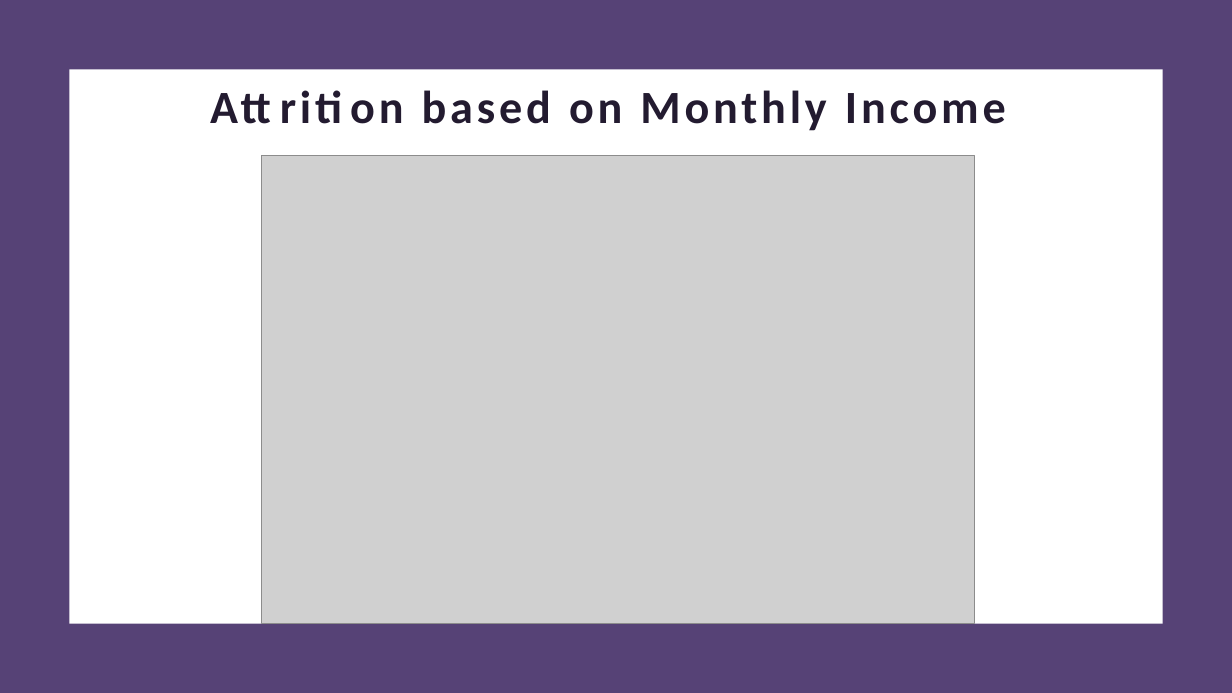
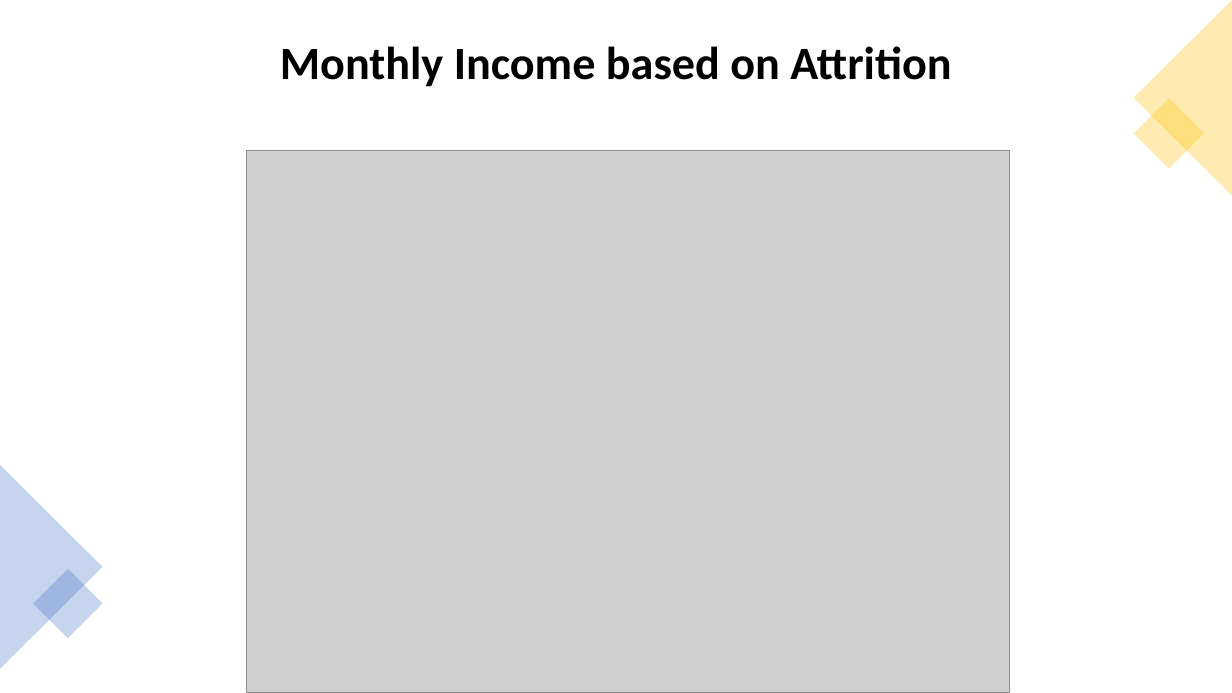
Before and after one commit to GraduateSchoolWork/CaseStudy2_DDS, a slide deck: slide 5 of DDS_Project_2_Presentation.pptx (slide 7 before the commit). Drawn at 1232x693 pixels with LibreOffice and Linux fonts; fonts in the diff are those of the drawing; grey boxes stand for pictures. Boxes give left, top, right and bottom in pixels: in the first picture for what was removed or moved away, otherwise in the second. Text is boxed around its words. In the diff, an @@ line names an element or a change of style, - is before the commit and + after.

Commit message:
Update ppt

```diff
--- a/DDS_Project_2_Presentation.pptx
+++ b/DDS_Project_2_Presentation.pptx
@@ rectangle removed at box(0, 0, 1232, 693) @@
@@ triangle added at box(1134, 0, 1232, 196), fill #FFC000 at 30% opacity @@
@@ title "Monthly Income based on Attrition" at box(280, 46, 951, 87): vertical alignment bottom to middle @@
@@ title at box(280, 46, 951, 87): text changed; text colour #231B30 to #000000 @@
-Attrition based on Monthly Income
+Monthly Income based on Attrition
@@ rectangle removed at box(69, 69, 1163, 624) @@
@@ rectangle added at box(1134, 99, 1204, 169), fill #FFC000 at 30% opacity @@
@@ picture: place and size @@
-picture at box(262, 155, 975, 624)
+picture at box(247, 151, 1010, 693)
@@ triangle added at box(0, 465, 103, 669), fill #4472C4 at 30% opacity @@
@@ rectangle added at box(33, 568, 103, 638), fill #4472C4 at 30% opacity @@
```
Also in this commit, not shown: 6 other slides changed, 13 slides added, 3 slides removed.
